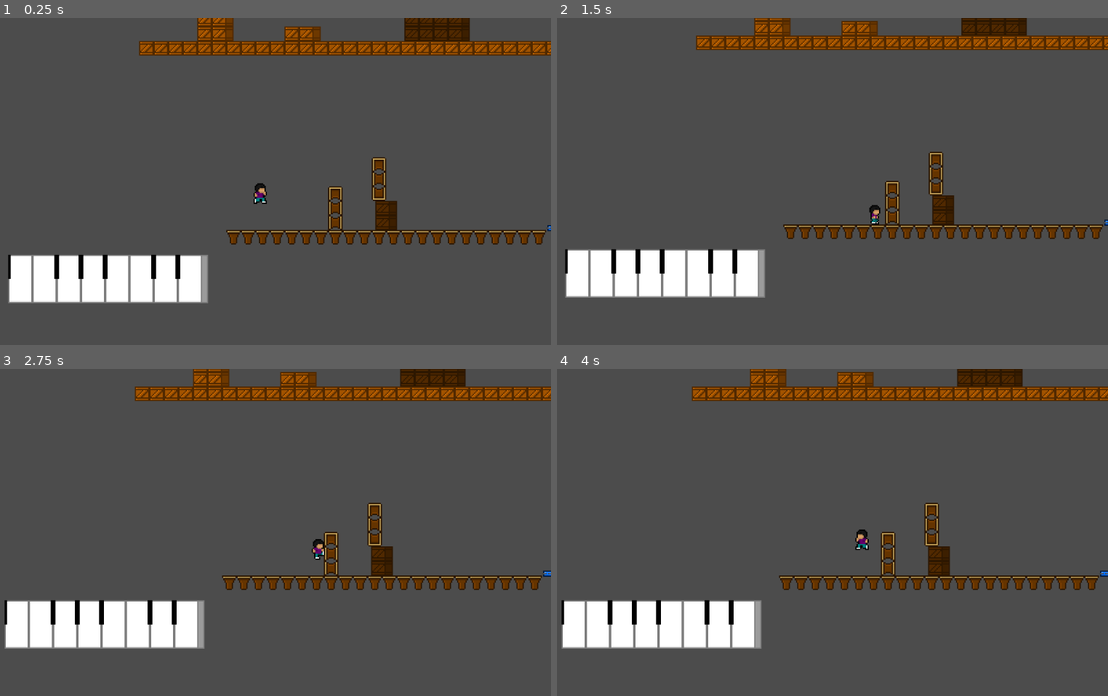
Above: before the commit, frames 1-4 (two rows, left to right).
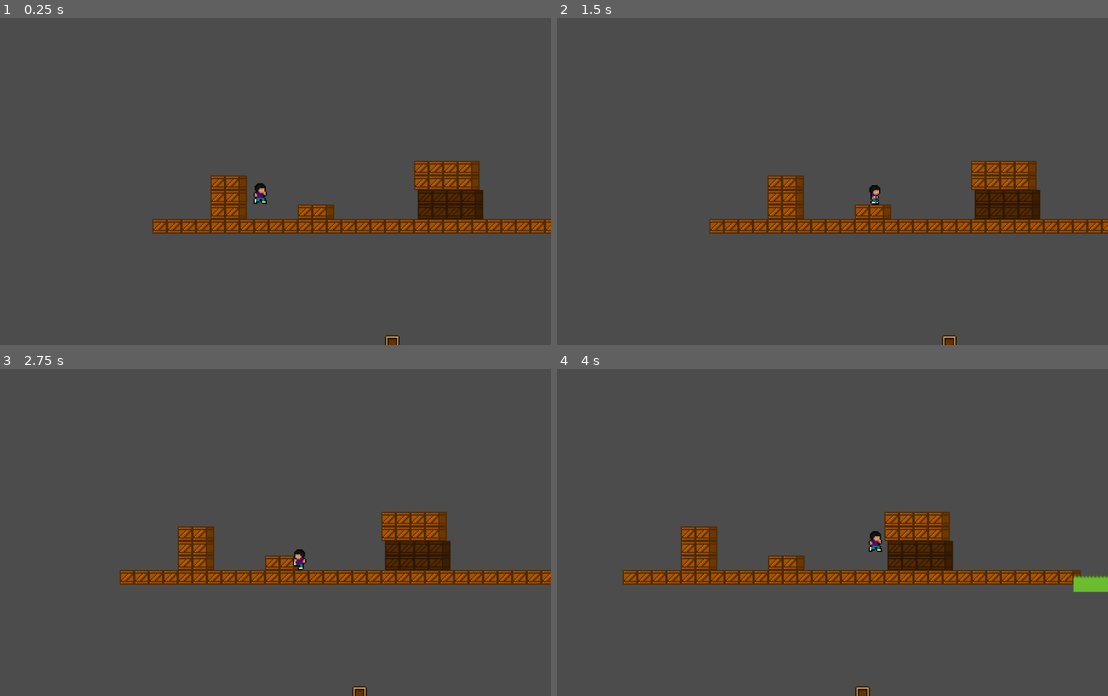
Above: after the commit, the same moments.

Repository: Guilherme-Calland/superMegaDorito
Game: Godot game, scene res://scenes/level/TestLevel.tscn
Same seed, same stepped clock (60 frames per second), same inputs: the game is played once before the commit and once after it.
Inputs:
- Up to frame 1 (0.25 s): no input
- Up to frame 2 (1.5 s): hold Shift (grab) 0.53-1.28 s; hold D (right) from 0.53 s (still down); tap W (jump) at 0.77 s; tap Shift (grab) at 1.35 s
- Up to frame 3 (2.75 s): tap W (jump) at 1.52 s; release D (right) at 2.03 s; hold A (left) from 2.03 s (still down); hold Shift (grab) from 2.03 s (still down)
- Up to frame 4 (4 s): tap Enter at 2.75 s; release A (left) at 2.78 s; release Shift (grab) at 2.78 s; hold D (right) from 2.78 s (still down); tap Shift (grab) at 2.85 s; tap W (jump) at 3.02, 3.77 s; hold Shift (grab) from 3.53 s (still down)

The runs differ from the first frame. In frame 1, 18% of the frame differs, in the area x 1-100%, y 0-100%; in frame 2, 18%; in frame 3, 18%; in frame 4, 18%.

Commit message:
refactor all audio collision methods

Diff:
--- a/scenes/level/TestLevel.tscn
+++ b/scenes/level/TestLevel.tscn
@@ -52,10 +52,10 @@
 extents = Vector2( 120, 13.5 )
 
 [sub_resource type="RectangleShape2D" id=21]
-extents = Vector2( 4, 12.5 )
+extents = Vector2( 5, 12.5 )
 
 [sub_resource type="RectangleShape2D" id=22]
-extents = Vector2( 4, 14 )
+extents = Vector2( 6.5, 14 )
 
 [sub_resource type="RectangleShape2D" id=25]
 extents = Vector2( 8, 34 )
@@ -64,12 +64,12 @@
 extents = Vector2( 28.5, 13.5 )
 
 [sub_resource type="RectangleShape2D" id=24]
-extents = Vector2( 3.375, 12.5 )
+extents = Vector2( 4.1875, 12.5 )
 
 [node name="TestLevel" type="Node2D"]
 
 [node name="Player" parent="." instance=ExtResource( 2 )]
-position = Vector2( -104, 116 )
+position = Vector2( -115, -31 )
 collision_mask = 0
 collision/safe_margin = 0.001
 
@@ -209,7 +209,6 @@
 shape = SubResource( 15 )
 
 [node name="MetalArea" type="Area2D" parent="Terrain"]
-visible = false
 collision_layer = 2
 
 [node name="CollisionShape2D" type="CollisionShape2D" parent="Terrain/MetalArea"]
@@ -236,7 +235,7 @@
 shape = SubResource( 11 )
 
 [node name="CollisionShape2D2" type="CollisionShape2D" parent="Terrain/MetalArea/MetalAreaChild"]
-position = Vector2( 400, 157.5 )
+position = Vector2( 400, 157 )
 shape = SubResource( 17 )
 
 [node name="BongoArea" type="Area2D" parent="Terrain"]
@@ -253,7 +252,7 @@
 [node name="BongoAreaChild" type="Area2D" parent="Terrain/BongoArea"]
 
 [node name="CollisionShape2D" type="CollisionShape2D" parent="Terrain/BongoArea/BongoAreaChild"]
-position = Vector2( 61, -18.5 )
+position = Vector2( 62, -18.5 )
 shape = SubResource( 21 )
 
 [node name="CollisionShape2D2" type="CollisionShape2D" parent="Terrain/BongoArea/BongoAreaChild"]
@@ -265,7 +264,7 @@
 shape = SubResource( 21 )
 
 [node name="CollisionShape2D3" type="CollisionShape2D" parent="Terrain/BongoArea/BongoAreaChild"]
-position = Vector2( -455, -18 )
+position = Vector2( -457.5, -18 )
 shape = SubResource( 22 )
 
 [node name="CollisionShape2D4" type="CollisionShape2D" parent="Terrain/BongoArea"]
@@ -273,7 +272,6 @@
 shape = SubResource( 25 )
 
 [node name="TamborineArea" type="Area2D" parent="Terrain"]
-visible = false
 
 [node name="CollisionShape2D" type="CollisionShape2D" parent="Terrain/TamborineArea"]
 position = Vector2( 167.5, 149.5 )
@@ -282,7 +280,7 @@
 [node name="TamborineArea" type="Area2D" parent="Terrain/TamborineArea"]
 
 [node name="CollisionShape2D" type="CollisionShape2D" parent="Terrain/TamborineArea/TamborineArea"]
-position = Vector2( 201.625, 155 )
+position = Vector2( 200.813, 155 )
 shape = SubResource( 24 )
 
 [node name="CollisionShape2D2" type="CollisionShape2D" parent="Terrain/TamborineArea/TamborineArea"]
@@ -329,26 +327,26 @@
 format = 1
 tile_data = PoolIntArray( 2293745, 536870915, 0, 2293746, 3, 0, 2293747, 536870914, 0, 2293748, 536870914, 0, 2293749, 536870915, 0, 2293750, 3, 0, 2293751, 2, 0, 2293752, 1, 0 )
 
-[connection signal="body_entered" from="Terrain/PianoArea/PianoC" to="Player" method="_on_PianoC_body_entered"]
-[connection signal="body_entered" from="Terrain/PianoArea/PianoCsh" to="Player" method="_on_PianoCsh_body_entered"]
-[connection signal="body_entered" from="Terrain/PianoArea/PianoD" to="Player" method="_on_PianoD_body_entered"]
-[connection signal="body_entered" from="Terrain/PianoArea/PianoDsh" to="Player" method="_on_PianoDsh_body_entered"]
-[connection signal="body_entered" from="Terrain/PianoArea/PianoE" to="Player" method="_on_PianoE_body_entered"]
-[connection signal="body_entered" from="Terrain/PianoArea/PianoF" to="Player" method="_on_PianoF_body_entered"]
-[connection signal="body_entered" from="Terrain/PianoArea/PianoFsh" to="Player" method="_on_PianoFsh_body_entered"]
-[connection signal="body_entered" from="Terrain/PianoArea/PianoG" to="Player" method="_on_PianoG_body_entered"]
-[connection signal="body_entered" from="Terrain/PianoArea/PianoGsh" to="Player" method="_on_PianoGsh_body_entered"]
-[connection signal="body_entered" from="Terrain/PianoArea/PianoA" to="Player" method="_on_PianoA_body_entered"]
-[connection signal="body_entered" from="Terrain/PianoArea/PianoAsh" to="Player" method="_on_PianoAsh_body_entered"]
-[connection signal="body_entered" from="Terrain/PianoArea/PianoB" to="Player" method="_on_PianoB_body_entered"]
-[connection signal="body_entered" from="Terrain/PianoArea/PianoC8" to="Player" method="_on_PianoC8_body_entered"]
-[connection signal="body_entered" from="Terrain/PianoArea/PianoC8sh" to="Player" method="_on_PianoC8sh_body_entered"]
-[connection signal="body_entered" from="Terrain/WoodArea" to="Player" method="_on_WoodArea_body_entered"]
-[connection signal="body_entered" from="Terrain/GrassArea" to="Player" method="_on_GrassArea_body_entered"]
-[connection signal="body_entered" from="Terrain/GrassArea/GrassArea" to="Player" method="_on_GrassArea_body_entered"]
-[connection signal="body_entered" from="Terrain/MetalArea" to="Player" method="_on_MetalArea_body_entered"]
-[connection signal="body_entered" from="Terrain/MetalArea/MetalAreaChild" to="Player" method="_on_MetalArea_body_entered"]
-[connection signal="body_entered" from="Terrain/BongoArea" to="Player" method="_on_BongoArea_body_entered"]
-[connection signal="body_entered" from="Terrain/BongoArea/BongoAreaChild" to="Player" method="_on_BongoArea_body_entered"]
-[connection signal="body_entered" from="Terrain/TamborineArea" to="Player" method="_on_TamborineArea_body_entered"]
-[connection signal="body_entered" from="Terrain/TamborineArea/TamborineArea" to="Player" method="_on_TamborineArea_body_entered"]
+[connection signal="body_entered" from="Terrain/PianoArea/PianoC" to="Player" method="_on_Terrain_body_entered" binds= [ "pianoC" ]]
+[connection signal="body_entered" from="Terrain/PianoArea/PianoCsh" to="Player" method="_on_Terrain_body_entered" binds= [ "pianoCsh" ]]
+[connection signal="body_entered" from="Terrain/PianoArea/PianoD" to="Player" method="_on_Terrain_body_entered" binds= [ "pianoD" ]]
+[connection signal="body_entered" from="Terrain/PianoArea/PianoDsh" to="Player" method="_on_Terrain_body_entered" binds= [ "pianoDsh" ]]
+[connection signal="body_entered" from="Terrain/PianoArea/PianoE" to="Player" method="_on_Terrain_body_entered" binds= [ "pianoE" ]]
+[connection signal="body_entered" from="Terrain/PianoArea/PianoF" to="Player" method="_on_Terrain_body_entered" binds= [ "pianoF" ]]
+[connection signal="body_entered" from="Terrain/PianoArea/PianoFsh" to="Player" method="_on_Terrain_body_entered" binds= [ "pianoFsh" ]]
+[connection signal="body_entered" from="Terrain/PianoArea/PianoG" to="Player" method="_on_Terrain_body_entered" binds= [ "pianoG" ]]
+[connection signal="body_entered" from="Terrain/PianoArea/PianoGsh" to="Player" method="_on_Terrain_body_entered" binds= [ "pianoGsh" ]]
+[connection signal="body_entered" from="Terrain/PianoArea/PianoA" to="Player" method="_on_Terrain_body_entered" binds= [ "pianoA" ]]
+[connection signal="body_entered" from="Terrain/PianoArea/PianoAsh" to="Player" method="_on_Terrain_body_entered" binds= [ "pianoAsh" ]]
+[connection signal="body_entered" from="Terrain/PianoArea/PianoB" to="Player" method="_on_Terrain_body_entered" binds= [ "pianoB" ]]
+[connection signal="body_entered" from="Terrain/PianoArea/PianoC8" to="Player" method="_on_Terrain_body_entered" binds= [ "pianoC8" ]]
+[connection signal="body_entered" from="Terrain/PianoArea/PianoC8sh" to="Player" method="_on_Terrain_body_entered" binds= [ "pianoC8sh" ]]
+[connection signal="body_entered" from="Terrain/WoodArea" to="Player" method="_on_Terrain_body_entered" binds= [ "wood" ]]
+[connection signal="body_entered" from="Terrain/GrassArea" to="Player" method="_on_Terrain_body_entered" binds= [ "grass" ]]
+[connection signal="body_entered" from="Terrain/GrassArea/GrassArea" to="Player" method="_on_Terrain_body_entered" binds= [ "grass" ]]
+[connection signal="body_entered" from="Terrain/MetalArea" to="Player" method="_on_Terrain_body_entered" binds= [ "metal" ]]
+[connection signal="body_entered" from="Terrain/MetalArea/MetalAreaChild" to="Player" method="_on_Terrain_body_entered" binds= [ "metal" ]]
+[connection signal="body_entered" from="Terrain/BongoArea" to="Player" method="_on_Terrain_body_entered" binds= [ "bongo" ]]
+[connection signal="body_entered" from="Terrain/BongoArea/BongoAreaChild" to="Player" method="_on_Terrain_body_entered" binds= [ "bongo" ]]
+[connection signal="body_entered" from="Terrain/TamborineArea" to="Player" method="_on_Terrain_body_entered" binds= [ "tamborine" ]]
+[connection signal="body_entered" from="Terrain/TamborineArea/TamborineArea" to="Player" method="_on_Terrain_body_entered" binds= [ "tamborine" ]]
--- a/scenes/player/Player.tscn
+++ b/scenes/player/Player.tscn
@@ -58,7 +58,7 @@
 [node name="AnimatedSprite" type="AnimatedSprite" parent="."]
 frames = SubResource( 1 )
 animation = "run"
-frame = 1
+frame = 3
 speed_scale = 0.5
 playing = true
 
--- a/scripts/player/Player.gd
+++ b/scripts/player/Player.gd
@@ -59,59 +59,5 @@
 	$Movement.connect("facingLeft", self, "updateFacingLeft")
 	$Movement.connect("wallJumpLock", self, "updateWallJumpLock")
 
-func _on_GrassArea_body_entered(body):
-	$Audio.changeTerrain("grass")
-
-func _on_WoodArea_body_entered(body):
-	$Audio.changeTerrain("wood")
-
-func _on_MetalArea_body_entered(body):
-	$Audio.changeTerrain("metal")
-
-func _on_BongoArea_body_entered(body):
-	$Audio.changeTerrain("bongo")
-
-func _on_TamborineArea_body_entered(body):
-	$Audio.changeTerrain("tamborine")
-
-func _on_PianoC_body_entered(body):
-	$Audio.changeTerrain("pianoC")
-
-func _on_PianoD_body_entered(body):
-	$Audio.changeTerrain("pianoD")
-
-func _on_PianoE_body_entered(body):
-	$Audio.changeTerrain("pianoE")
-
-func _on_PianoF_body_entered(body):
-	$Audio.changeTerrain("pianoF")
-
-func _on_PianoG_body_entered(body):
-	$Audio.changeTerrain("pianoG")
-
-func _on_PianoA_body_entered(body):
-	$Audio.changeTerrain("pianoA")
-
-func _on_PianoB_body_entered(body):
-	$Audio.changeTerrain("pianoB")
-
-func _on_PianoC8_body_entered(body):
-	$Audio.changeTerrain("pianoC8")
-
-func _on_PianoCsh_body_entered(body):
-	$Audio.changeTerrain("pianoCsh")
-
-func _on_PianoDsh_body_entered(body):
-	$Audio.changeTerrain("pianoDsh")
-
-func _on_PianoFsh_body_entered(body):
-	$Audio.changeTerrain("pianoFsh")
-
-func _on_PianoGsh_body_entered(body):
-	$Audio.changeTerrain("pianoGsh")
-
-func _on_PianoAsh_body_entered(body):
-	$Audio.changeTerrain("pianoAsh")
-
-func _on_PianoC8sh_body_entered(body):
-	$Audio.changeTerrain("pianoC8sh")
+func _on_Terrain_body_entered(body, terrain):
+	$Audio.changeTerrain(terrain)
Not shown, changed: audio/player/keys/piano/ash.ogg.import
Not shown, changed: audio/player/keys/piano/c8sh.ogg.import
Not shown, changed: audio/player/keys/piano/csh.ogg.import
Not shown, changed: audio/player/keys/piano/dsh.ogg.import
Not shown, changed: audio/player/keys/piano/fsh.ogg.import
Not shown, changed: audio/player/keys/piano/gsh.ogg.import
